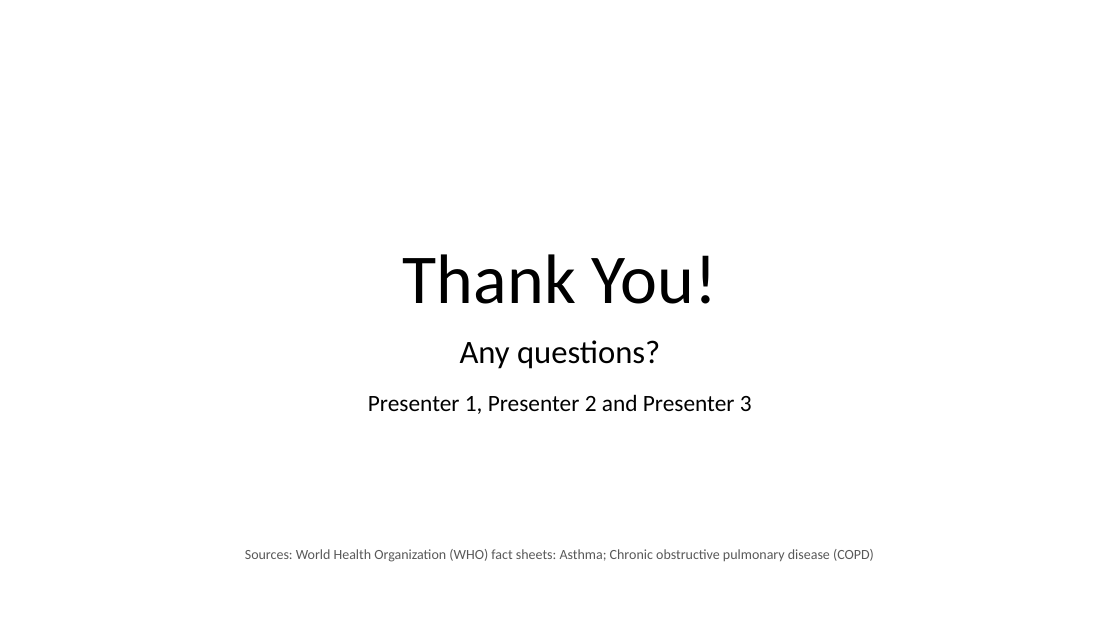
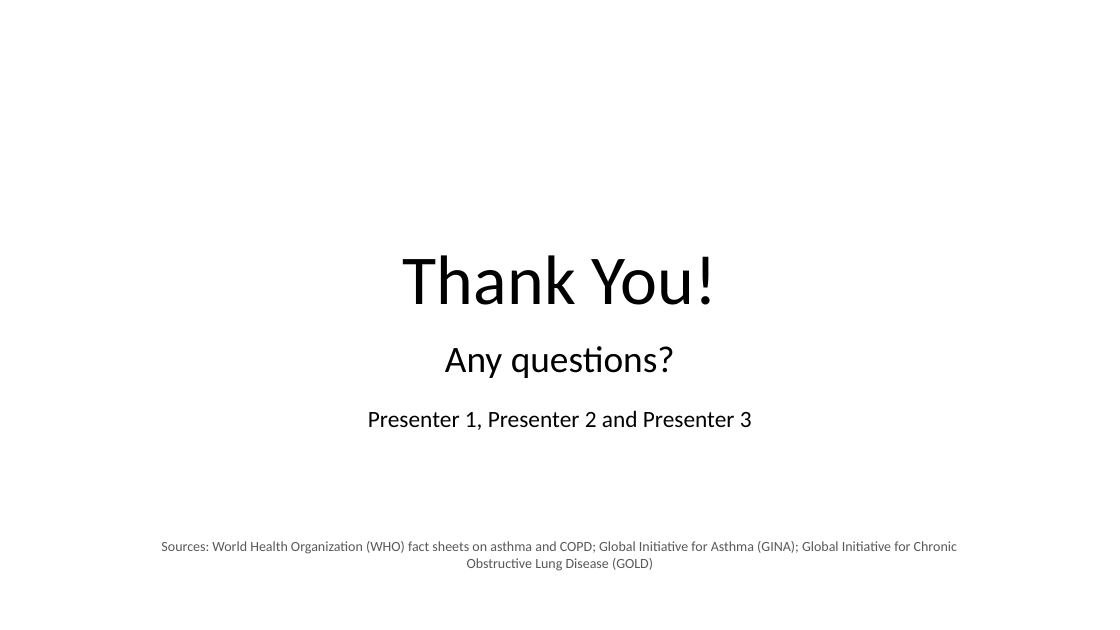
Before and after one commit to mrm145/Claude-CoWorkNotCode, a slide deck: slide 25 of Asthma_and_COPD_Presentation.pptx (slide 23 before the commit). Drawn at 1120x630 pixels with LibreOffice and Linux fonts; fonts in the diff are those of the drawing. Boxes give left, top, right and bottom in pixels: in the first picture for what was removed or moved away, otherwise in the second. Text is boxed around its words. In the diff, an @@ line names an element or a change of style, - is before the commit and + after.

```diff
--- a/Asthma_and_COPD_Presentation.pptx
+++ b/Asthma_and_COPD_Presentation.pptx
@@ text "Any questions?" at (368, 346, 752, 430): size 28 to 32 pt in "Any questions?"; line spacing 0.9 to 1; less space between paragraphs @@
@@ text at (161, 541, 957, 571): text changed @@
-Sources: World Health Organization (WHO) fact sheets: Asthma; Chronic obstructive pulmonary disease (COPD)
+Sources: World Health Organization (WHO) fact sheets on asthma and COPD; Global Initiative for Asthma (GINA); Global Initiative for Chronic Obstructive Lung Disease (GOLD)
```
Also in this commit, not shown: 13 other slides changed, 11 slides added, 9 slides removed, 1 other file.
